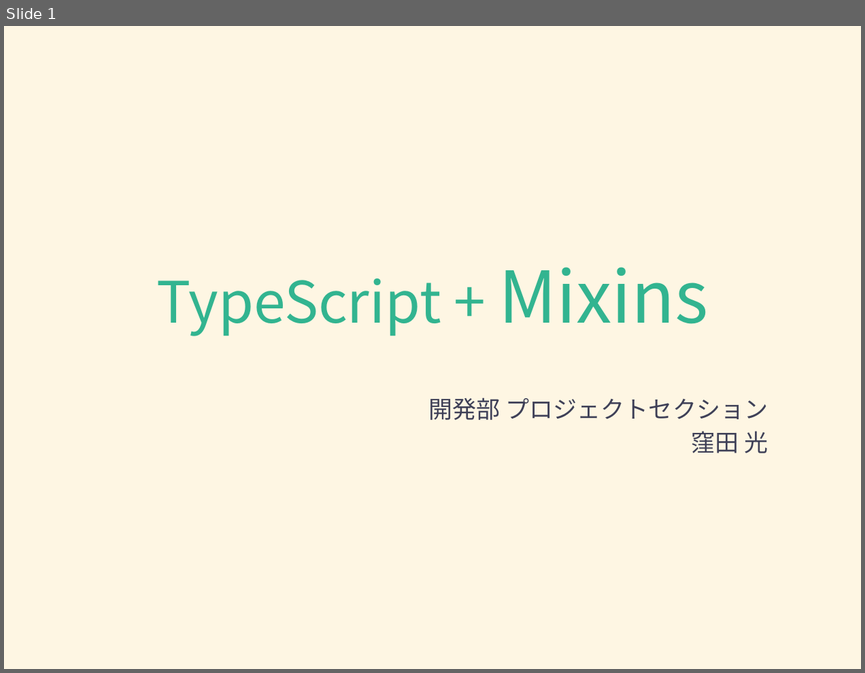
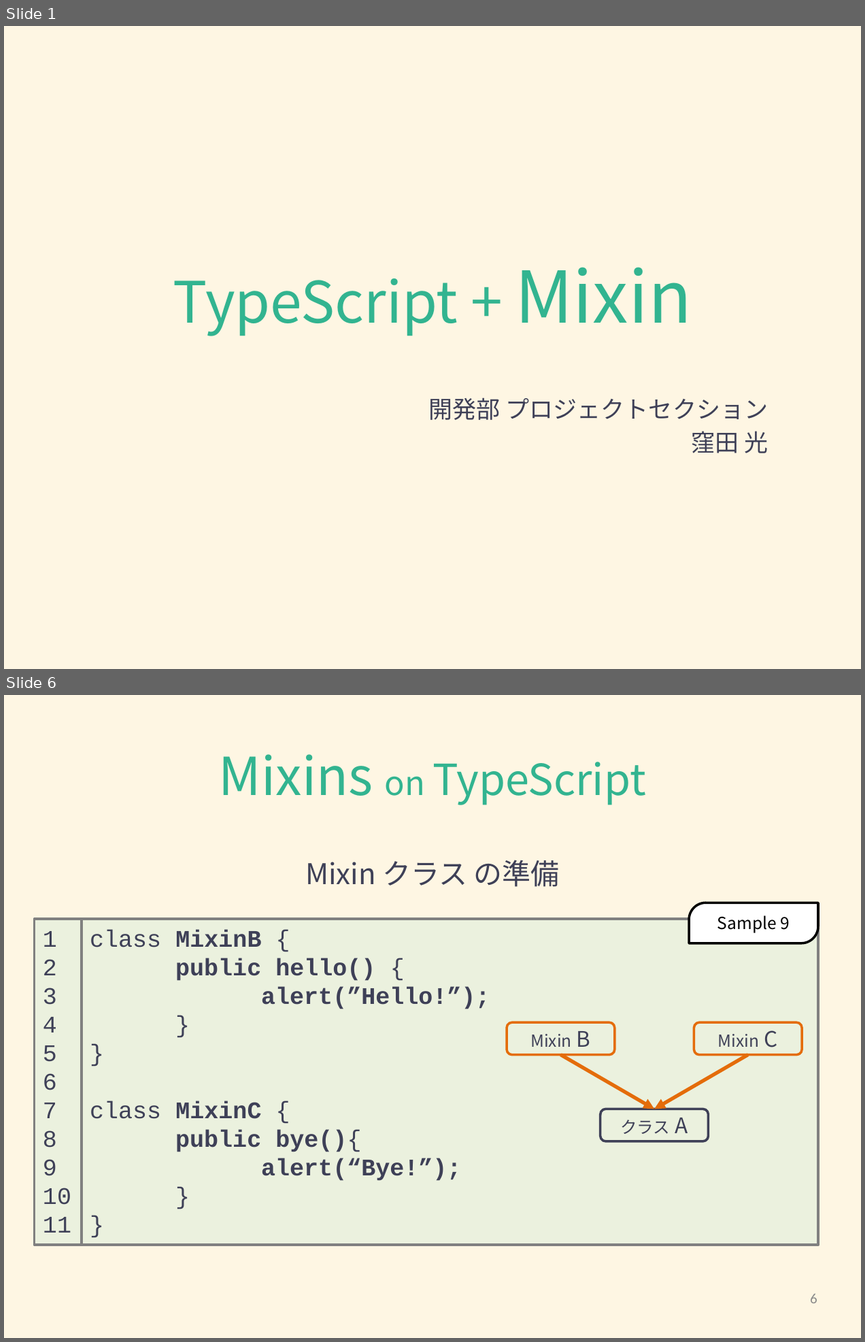
Before and after one commit to Hikari-Kubota/sandbox-todo-ts-angular, a slide deck: typescript/typescript_mixins.pptx. Shown one above the other, each under a label of ours: slide 1 before the commit, slides 1 and 6 after it; the slides between them are not shown. The pictures are 865x673 and 865x1342 pixels, drawn with LibreOffice and Linux fonts; fonts in the diff are those of the drawing. Boxes give left, top, right and bottom in pixels: in the first picture for what was removed or moved away, otherwise in the second. Text is boxed around its words. In the diff, an @@ line names an element or a change of style, - is before the commit and + after.

Commit message:
Modify typescript_mixins

```diff
--- a/typescript/typescript_mixins.pptx
+++ b/typescript/typescript_mixins.pptx
@@ slide 6 added at <box>4,695,861,1338</box>, background #FEF6E3 @@
@@ title added at <box>219,754,646,805</box>, 36 pt, text #32B490 @@
+Mixins on TypeScript
@@ text added at <box>305,860,560,887</box>, 24 pt, text #3E4057 @@
+Mixin クラス の準備
@@ rectangle added at <box>34,919,81,1244</box>, fill #EBF1DE, outline #808080 2 pt, 20 pt, text #3E4057 @@
+1
+2
+3
+4
+5
+6
+7
+8
+9
+10
+11
@@ rectangle added at <box>81,919,818,1244</box>, fill #EBF1DE, outline #808080 2 pt, 20 pt, text #3E4057, bold @@
+class MixinB {
+public hello() {
+alert(”Hello!”);
+}
+}
+class MixinC {
+public bye(){
+alert(“Bye!”);
+}
+}
@@ round diag rect added at <box>689,902,818,943</box>, fill #FFFFFF, outline #000000 2 pt, 14 pt, text #000000 @@
+Sample 9
@@ group added at <box>507,1022,802,1141</box>: 3 rounded rectangles, 2 arrows @@
+クラス A
+Mixin B
+Mixin C
@@ page number added at <box>810,1293,817,1303</box>, 12 pt, text #8C8C8C @@
+6
@@ slide 1 changed as well @@
@@ title at <box>173,267,691,336</box>: text changed @@
-TypeScript + Mixins
+TypeScript + Mixin
```
Also in this commit, not shown: 7 other slides added, 3 other files.
